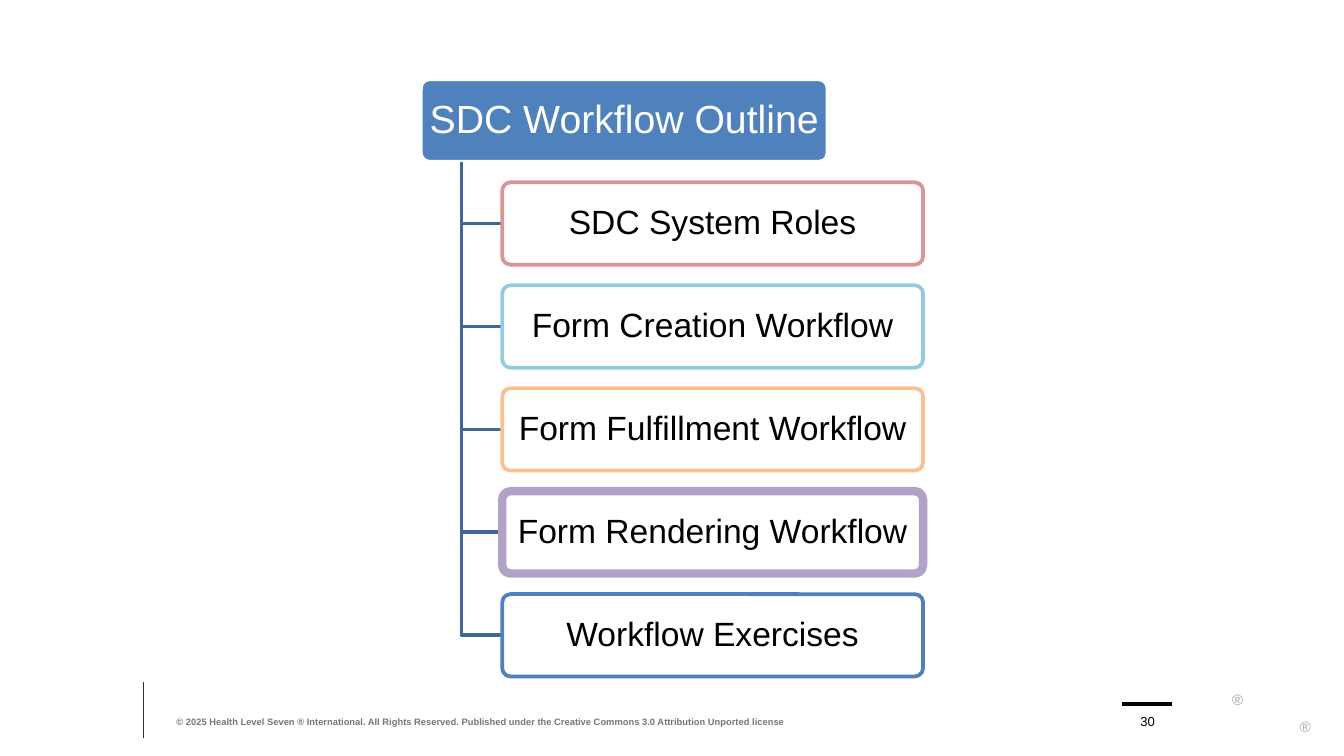
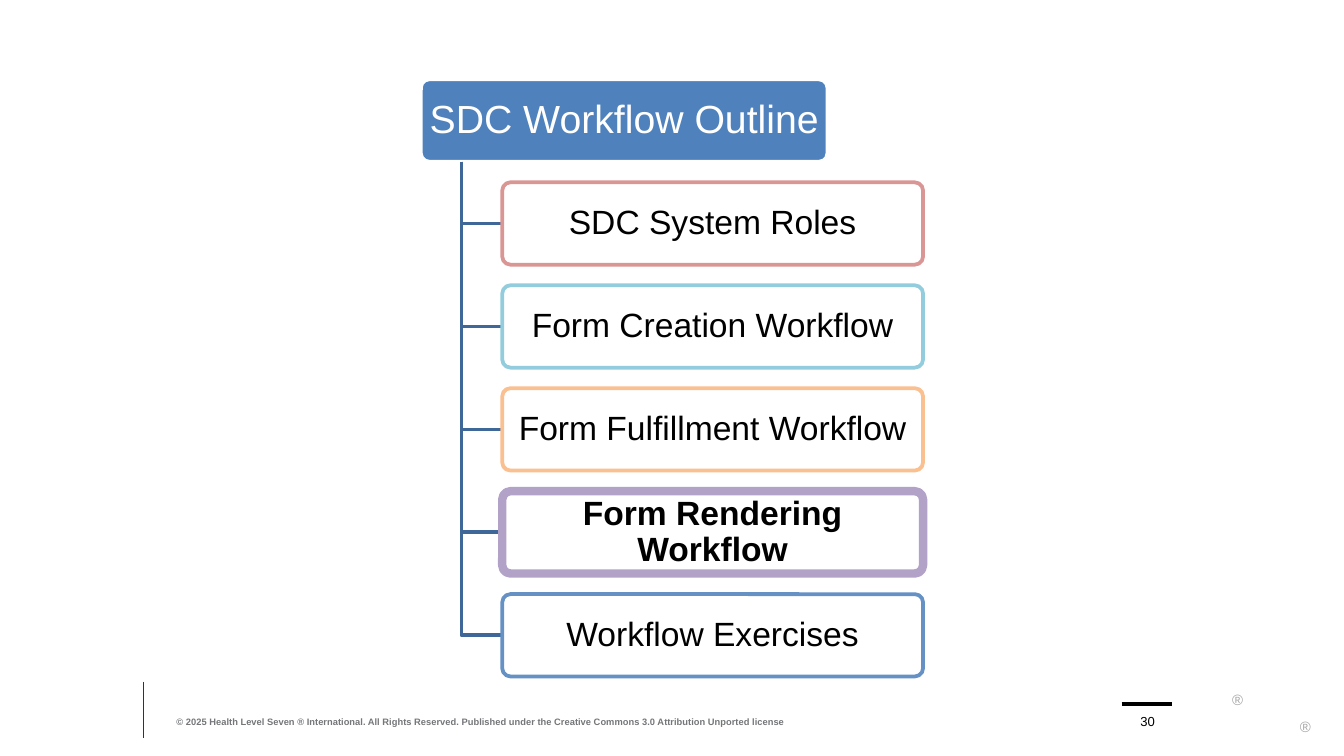
Before and after one commit to FHIR/documents, a slide deck: slide 30 of presentations/sdc/2-SDC-Workflow.pptx. Drawn at 1344x756 pixels with LibreOffice and Linux fonts; fonts in the diff are those of the drawing; background and template pictures are left out. Boxes give left, top, right and bottom in pixels: in the first picture for what was removed or moved away, otherwise in the second. Text is boxed around its words. In the diff, an @@ line names an element or a change of style, - is before the commit and + after.

```diff
--- a/presentations/sdc/2-SDC-Workflow.pptx
+++ b/presentations/sdc/2-SDC-Workflow.pptx
@@ text "Form Rendering Workflow" at (583,500,842,562): bold on @@
@@ rounded rectangle at (503,594,923,676): outline #4F81BD 2 pt to #6591C5 2 pt @@
```
Also in this commit, not shown: 6 other slides changed, 10 other files.
